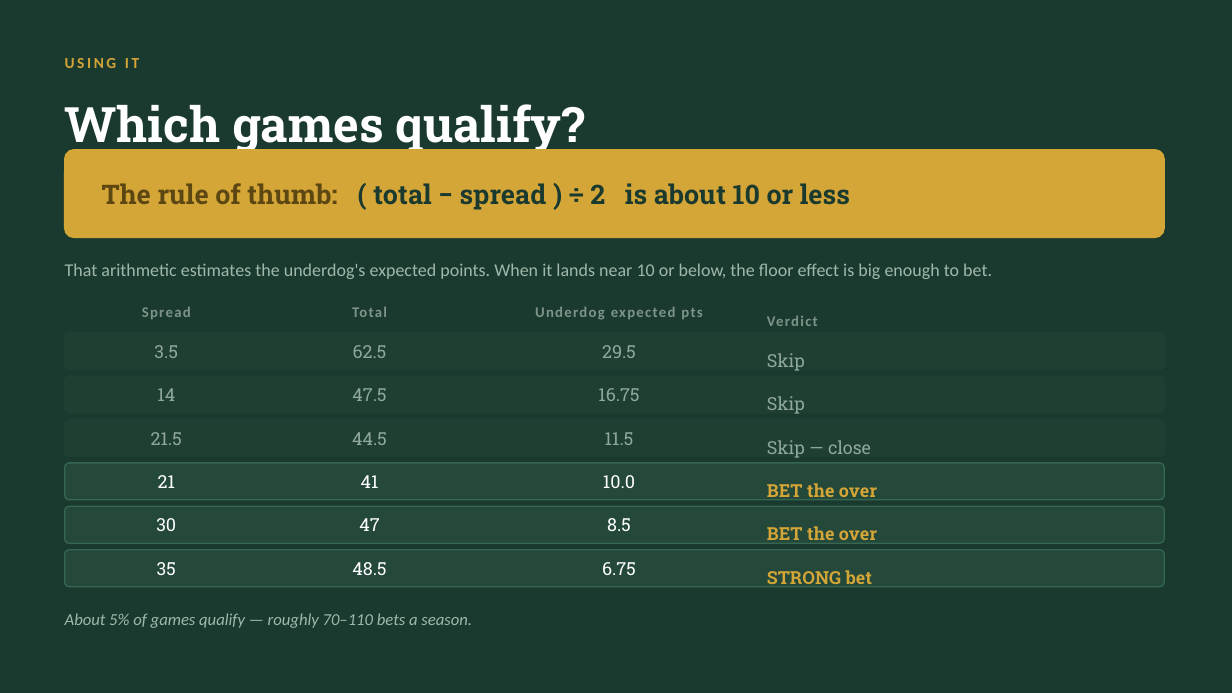
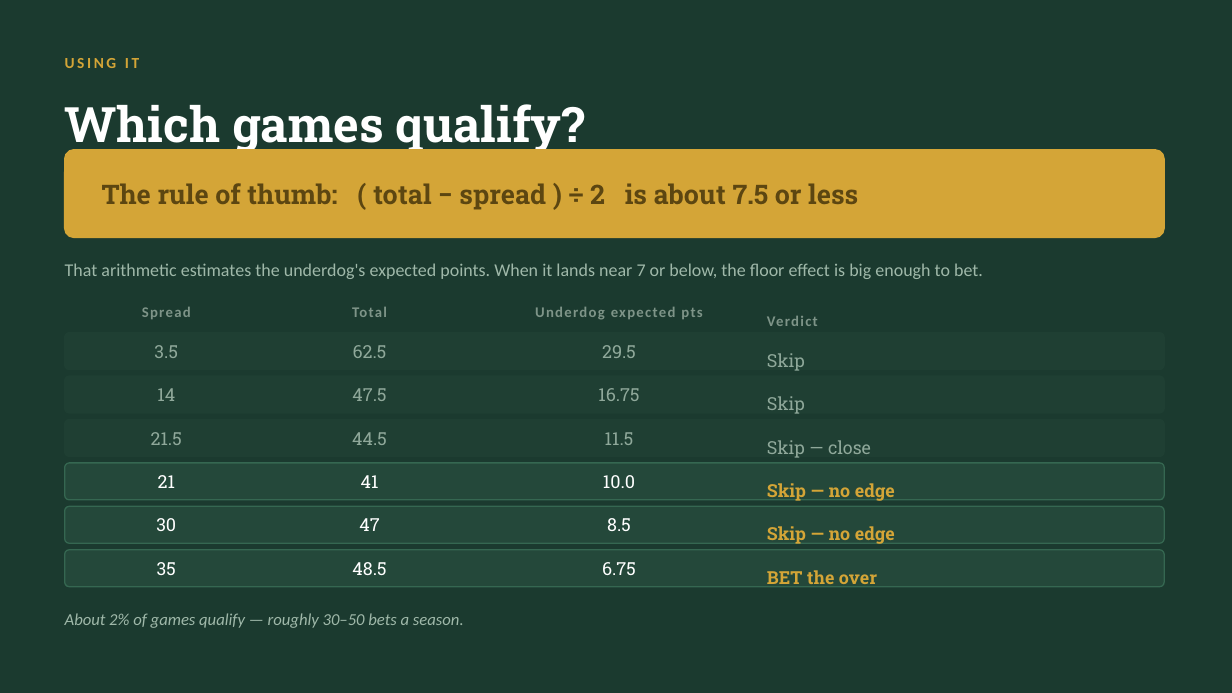
Before and after one commit to bmckelvey11/over-zero, a slide deck: slide 12 of docs/floor-bias-strategy.pptx. Drawn at 1232x693 pixels with LibreOffice and Linux fonts; fonts in the diff are those of the drawing. Boxes give left, top, right and bottom in pixels: in the first picture for what was removed or moved away, otherwise in the second. Text is boxed around its words. In the diff, an @@ line names an element or a change of style, - is before the commit and + after.

```diff
--- a/docs/floor-bias-strategy.pptx
+++ b/docs/floor-bias-strategy.pptx
@@ text at (102,183,858,210): text changed; text colour #1B3A2F to #5C4611 @@
-The rule of thumb: ( total − spread ) ÷ 2 is about 10 or less
+The rule of thumb: ( total − spread ) ÷ 2 is about 7.5 or less
@@ text at (65,263,983,279): text changed @@
-That arithmetic estimates the underdog's expected points. When it lands near 10 or below, the floor effect is big enough to bet.
+That arithmetic estimates the underdog's expected points. When it lands near 7 or below, the floor effect is big enough to bet.
@@ text at (767,483,895,501): text changed @@
-BET the over
+Skip — no edge
@@ text at (767,526,895,544): text changed @@
-BET the over
+Skip — no edge
@@ text at (767,570,877,584): text changed @@
-STRONG bet
+BET the over
@@ text at (65,613,464,628): text changed @@
-About 5% of games qualify — roughly 70–110 bets a season.
+About 2% of games qualify — roughly 30–50 bets a season.
```
Also in this commit, not shown: 8 other slides changed, 2 other files.
